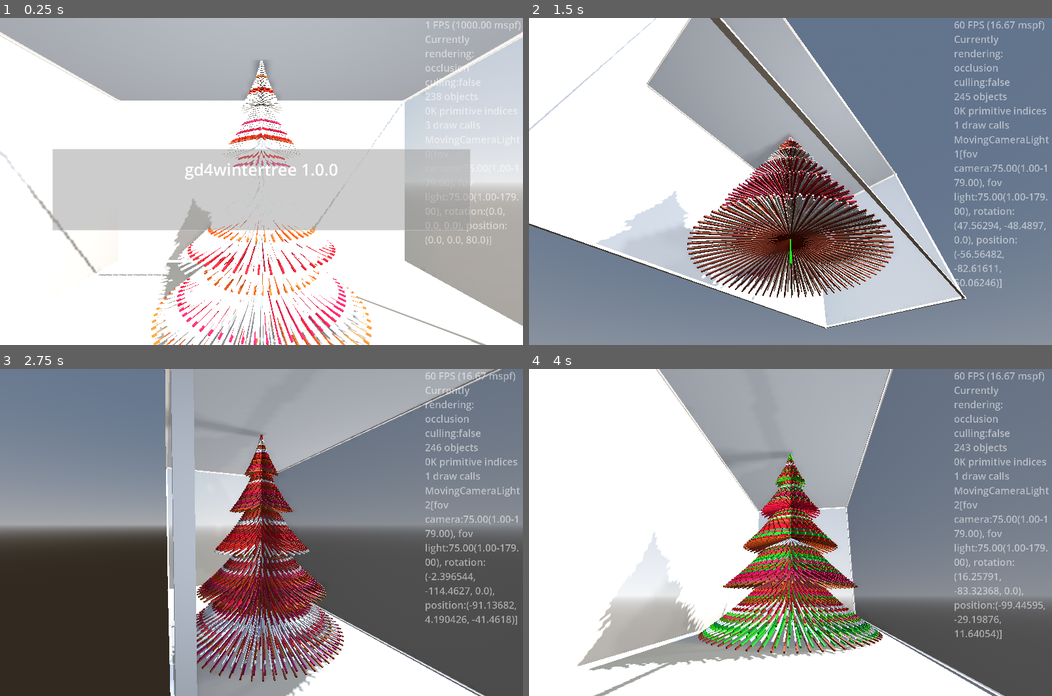
Above: before the commit, frames 1-4 (two rows, left to right).
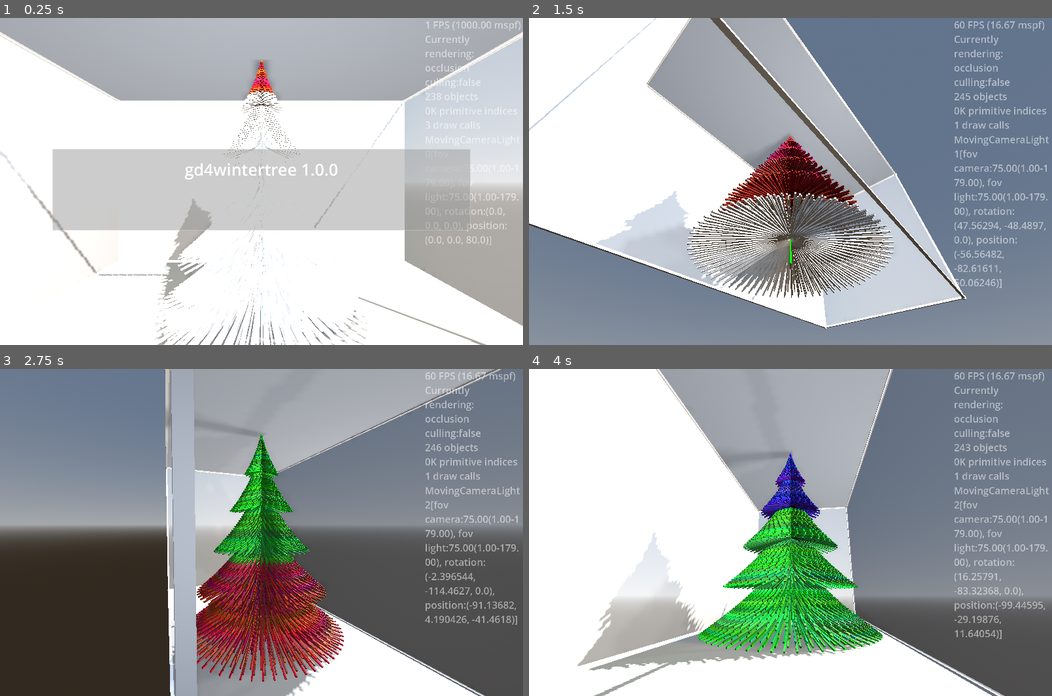
Above: after the commit, the same moments.

Repository: kasworld/gd4wintertree
Game: Godot game, scene res://main.tscn
The game is run twice, just before and just after one commit, with the same random seed, the same clock (stepped at 60 frames per second) and the same inputs.
Inputs (mouse positions are in pixels of both pictures, inside the frame that each line leads up to):
- Up to frame 1 (0.25 s): no input
- Up to frame 2 (1.5 s): tap Enter at 0.5 s; move the mouse to (905, 165) at 0.52 s; hold Right 0.53-1.28 s; tap Q at 0.6 s; click (905, 165) at 0.67 s; move the mouse to (685, 197) at 1.27 s; hold Down from 1.28 s (still down); tap E at 1.35 s
- Up to frame 3 (2.75 s): move the mouse to (313, 460) at 2.02 s; release Down at 2.03 s; hold Right from 2.03 s (still down); tap Enter at 2.1 s
- Up to frame 4 (4 s): move the mouse to (764, 597) at 2.77 s; release Right at 2.78 s; hold Up 2.78-3.53 s; tap Q at 2.85 s; click (764, 597) at 2.92 s; move the mouse to (947, 581) at 3.52 s; hold Left from 3.53 s (still down); tap E at 3.6 s

The runs differ from the first frame. In frame 1, 2.4% of the frame differs, in the area x 28-72%, y 13-100%; in frame 2, 6.6%; in frame 3, 8.6%, in the area x 37-66%, y 20-96%; in frame 4, 8.1%.

Commit message:
update color animation

Diff:
--- a/main.gd
+++ b/main.gd
@@ -53,24 +53,38 @@
 	line_tree_inst_index = $LineTree.make_index_array()
 
 var line_tree_inst_index :Array
-var green_color_list := NamedColorList.make_green_color_list()
 var rgb_index :int = 0
 var change_count := 0
 func linetree_color_animate2() -> void:
 	var lines :MultiMeshShape = $LineTree.get_lines()
-	var a :Array = line_tree_inst_index.pick_random()
+	var a :Array = line_tree_inst_index[change_count]
 	var co :Color = RandomColor.rate_color([rgb_index])
 	for i in a:
 		lines.set_inst_color(i, co)
 	change_count +=1
-	if change_count > 200:
+	if change_count >= line_tree_inst_index.size():
 		change_count = 0
 		rgb_index += 1
 		rgb_index %= 3
 
+func linetree_color_animate3() -> void:
+	var lines :MultiMeshShape = $LineTree.get_lines()
+	var co :Color = RandomColor.rate_color([rgb_index])
+	for a :Array in line_tree_inst_index:
+		var i = a.pop_front()
+		lines.set_inst_color(i, co)
+		a.push_back(i)
+	change_count +=1
+	if change_count >= line_tree_inst_index[-1].size():
+		change_count = 0
+		rgb_index += 1
+		rgb_index %= 3
+		if rgb_index == 0:
+			line_tree_inst_index = $LineTree.make_index_array()
+
+
 func random_color() -> Color:
 	return NamedColorList.color_list.pick_random()[0]
-
 
 func _process(_delta: float) -> void:
 	var now := Time.get_unix_time_from_system()
